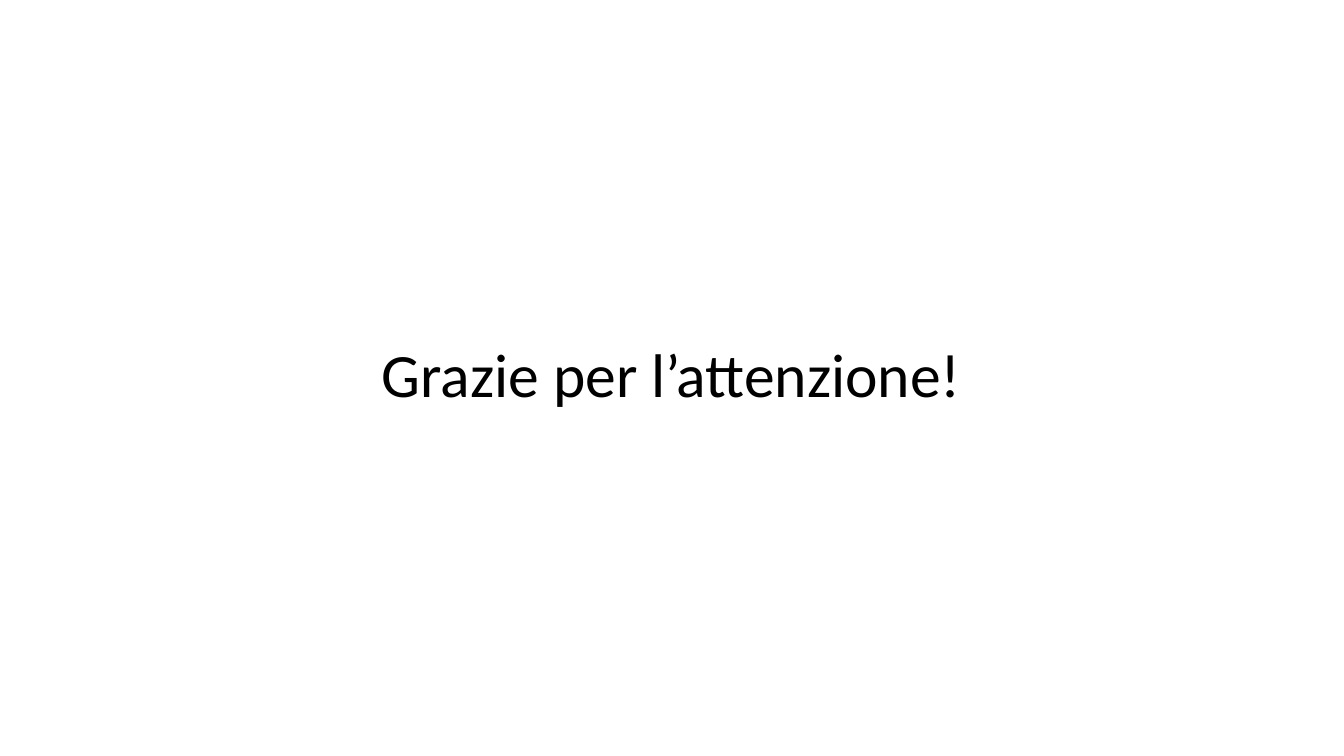
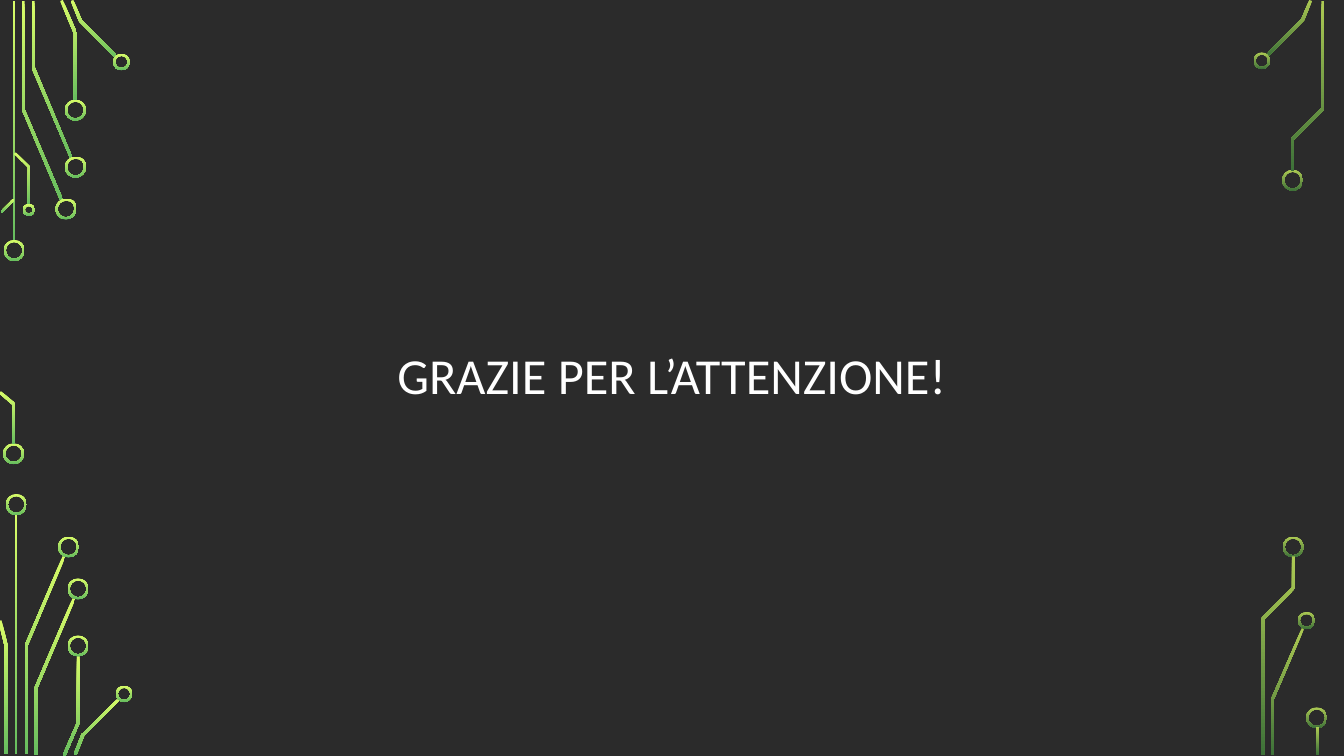
Before and after one commit to vinsan/TesiMagistrale, a slide deck: slide 12 of Le intercettazioni telefoniche in Android.odp. Drawn at 1344x756 pixels with LibreOffice and Linux fonts; fonts in the diff are those of the drawing; background and template pictures are left out; a plain dark background stands for a picture behind light text. Boxes give left, top, right and bottom in pixels: in the first picture for what was removed or moved away, otherwise in the second. Text is boxed around its words. In the diff, an @@ line names an element or a change of style, - is before the commit and + after.

```diff
--- a/Le intercettazioni telefoniche in Android.odp
+++ b/Le intercettazioni telefoniche in Android.odp
@@ background #FFFFFF to picture (left out) @@
@@ title at bbox=[397, 358, 946, 395]: text changed; size 44 to 36 pt; text colour #000000 to #FFFFFF @@
-Grazie per l’attenzione!
+GRAZIE PER L’ATTENZIONE!
@@ group added at bbox=[0, 0, 1328, 756]: 36 freeform shapes @@
```
Also in this commit, not shown: 9 other slides changed, 2 slides added, 2 slides removed.
